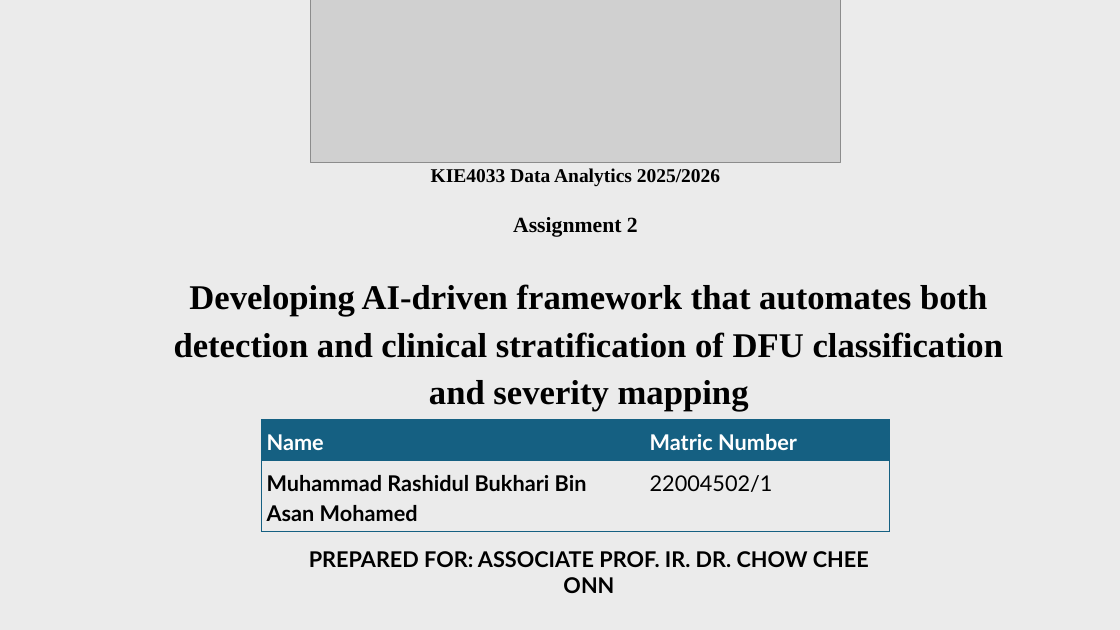
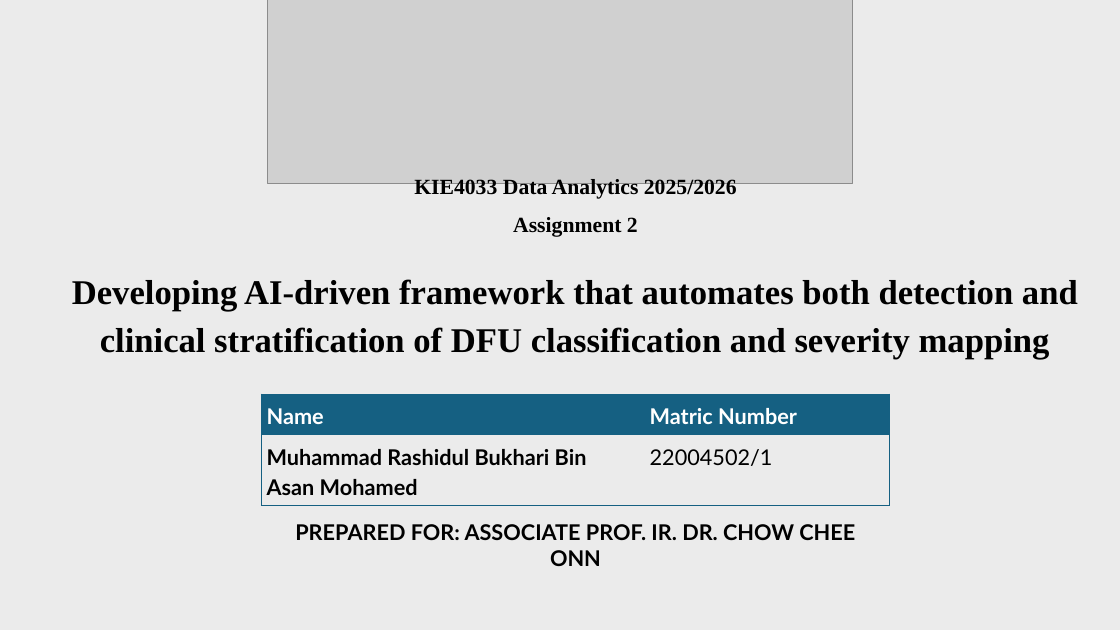
Before and after one commit to Bukhari7703/KIE4033_Bukhari_Assignment2, a slide deck: slide 1 of Assignment_files/Presentation.pptx. Drawn at 1120x630 pixels with LibreOffice and Linux fonts; fonts in the diff are those of the drawing; grey boxes stand for pictures. Boxes give left, top, right and bottom in pixels: in the first picture for what was removed or moved away, otherwise in the second. Text is boxed around its words. In the diff, an @@ line names an element or a change of style, - is before the commit and + after.

```diff
--- a/Assignment_files/Presentation.pptx
+++ b/Assignment_files/Presentation.pptx
@@ picture: place and size @@
-picture at [310, 0, 840, 162]
+picture at [268, 0, 853, 183]
@@ text "KIE4033 Data Analytics 2025/2026": place and size @@
-text "KIE4033 Data Analytics 2025/2026" at [431, 168, 720, 186]
+text "KIE4033 Data Analytics 2025/2026" at [414, 179, 737, 199]
@@ text "KIE4033 Data Analytics 2025/2026" at [414, 179, 737, 199]: size 18 to 20 pt @@
@@ text "Developing AI-driven framework that automates ..." rewrapped from [174, 284, 1004, 411] to [72, 279, 1078, 358] @@
@@ table: place and size @@
-table at [261, 420, 890, 528]
+table at [261, 394, 890, 502]
@@ text "PREPARED FOR: ASSOCIATE PROF. IR. ...": place and size @@
-text "PREPARED FOR: ASSOCIATE PROF. IR. ..." at [309, 551, 869, 593]
+text "PREPARED FOR: ASSOCIATE PROF. IR. ..." at [295, 524, 855, 566]
```
Also in this commit, not shown: 6 other slides changed, 4 other files.
